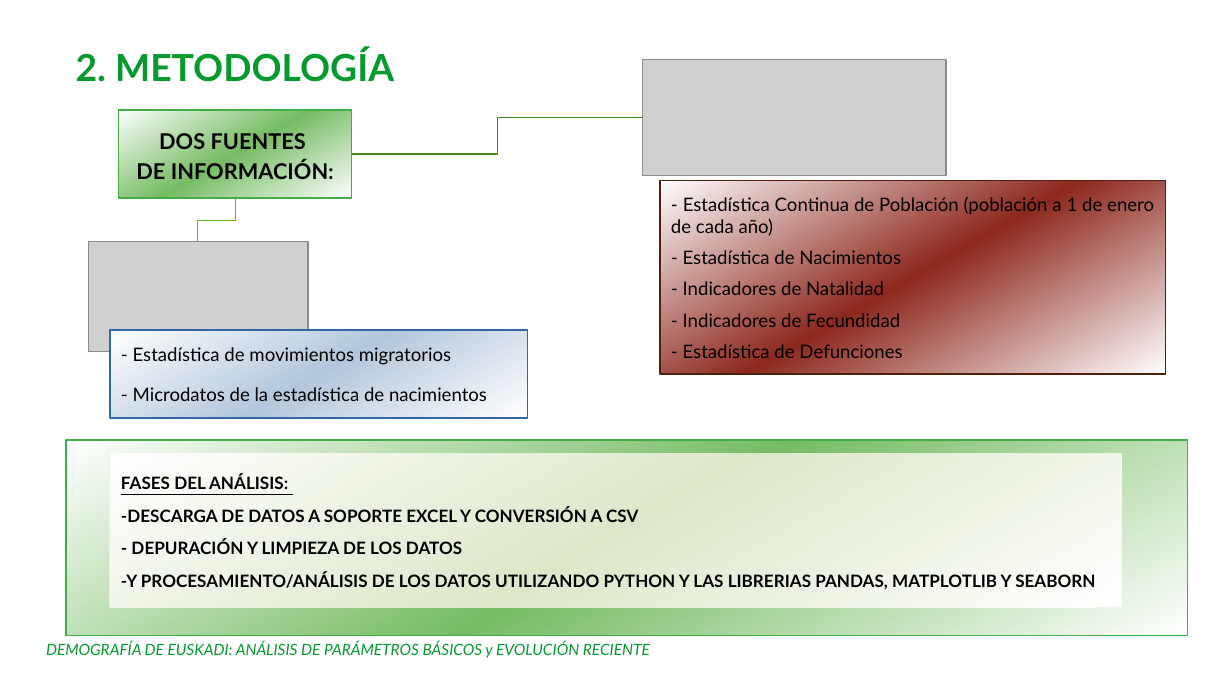
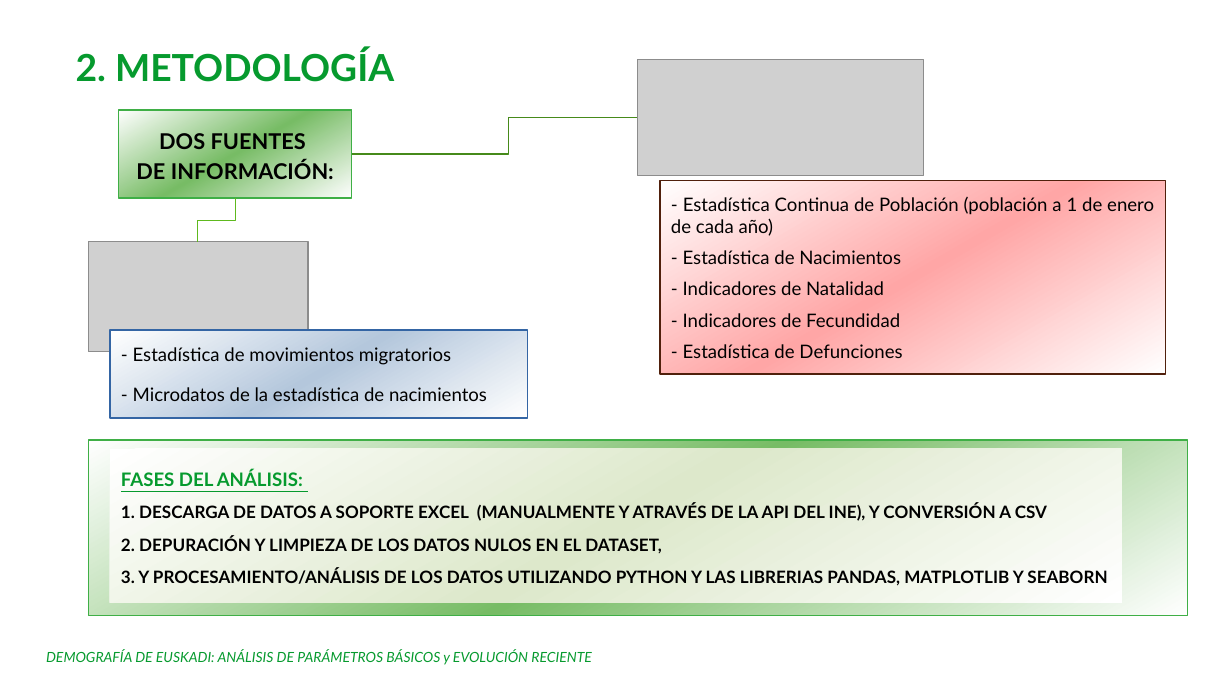
Before and after one commit to Leire2026/EDA, a slide deck: slide 3 of Presentacion_EDA.ppt. Drawn at 1232x693 pixels with LibreOffice and Linux fonts; fonts in the diff are those of the drawing; grey boxes stand for pictures; background and template pictures are left out. Boxes give left, top, right and bottom in pixels: in the first picture for what was removed or moved away, otherwise in the second. Text is boxed around its words. In the diff, an @@ line names an element or a change of style, - is before the commit and + after.

```diff
--- a/Presentacion_EDA.ppt
+++ b/Presentacion_EDA.ppt
@@ picture: place and size @@
-picture at [643,59,947,176]
+picture at [638,59,925,176]
@@ elbow line (643, 117) - (352, 154): route changed @@
@@ rectangle "- Estadística Continua de Población ..." at [661,180,1167,373]: fill gradient #FFFFFF to #8D281E to gradient #FFFFFF to #FFA6A6 @@
@@ rectangle: place and size @@
-rectangle at [66,440,1188,636]
+rectangle at [88,440,1188,616]
@@ rectangle "FASES DEL ANÁLISIS:": place and size @@
-rectangle "FASES DEL ANÁLISIS:" at [110,454,1122,608]
+rectangle "FASES DEL ANÁLISIS:" at [110,449,1122,604]
@@ text in rectangle at [121,470,303,486]: size 11 to 12 pt, text colour #000000 to #069A2E in "FASES DEL ANÁLISIS:" @@
@@ text in rectangle at [121,504,1107,586]: text changed @@
--DESCARGA DE DATOS A SOPORTE EXCEL Y CONVERSIÓN A CSV
-- DEPURACIÓN Y LIMPIEZA DE LOS DATOS
--Y PROCESAMIENTO/ANÁLISIS DE LOS DATOS UTILIZANDO PYTHON Y LAS LIBRERIAS PANDAS, MATPLOTLIB Y SEABORN
+1. DESCARGA DE DATOS A SOPORTE EXCEL (MANUALMENTE Y ATRAVÉS DE LA API DEL INE), Y CONVERSIÓN A CSV
+2. DEPURACIÓN Y LIMPIEZA DE LOS DATOS NULOS EN EL DATASET,
+3. Y PROCESAMIENTO/ANÁLISIS DE LOS DATOS UTILIZANDO PYTHON Y LAS LIBRERIAS PANDAS, MATPLOTLIB Y SEABORN
@@ text "DEMOGRAFÍA DE EUSKADI: ANÁLISIS DE ...": place and size @@
-text "DEMOGRAFÍA DE EUSKADI: ANÁLISIS DE ..." at [46,641,650,658]
+text "DEMOGRAFÍA DE EUSKADI: ANÁLISIS DE ..." at [46,650,592,665]
@@ text "DEMOGRAFÍA DE EUSKADI: ANÁLISIS DE ..." at [46,650,592,665]: size 10 to 9 pt @@
```
Also in this commit, not shown: 10 other slides changed, 5 slides added, 3 slides removed, 2 other files.
